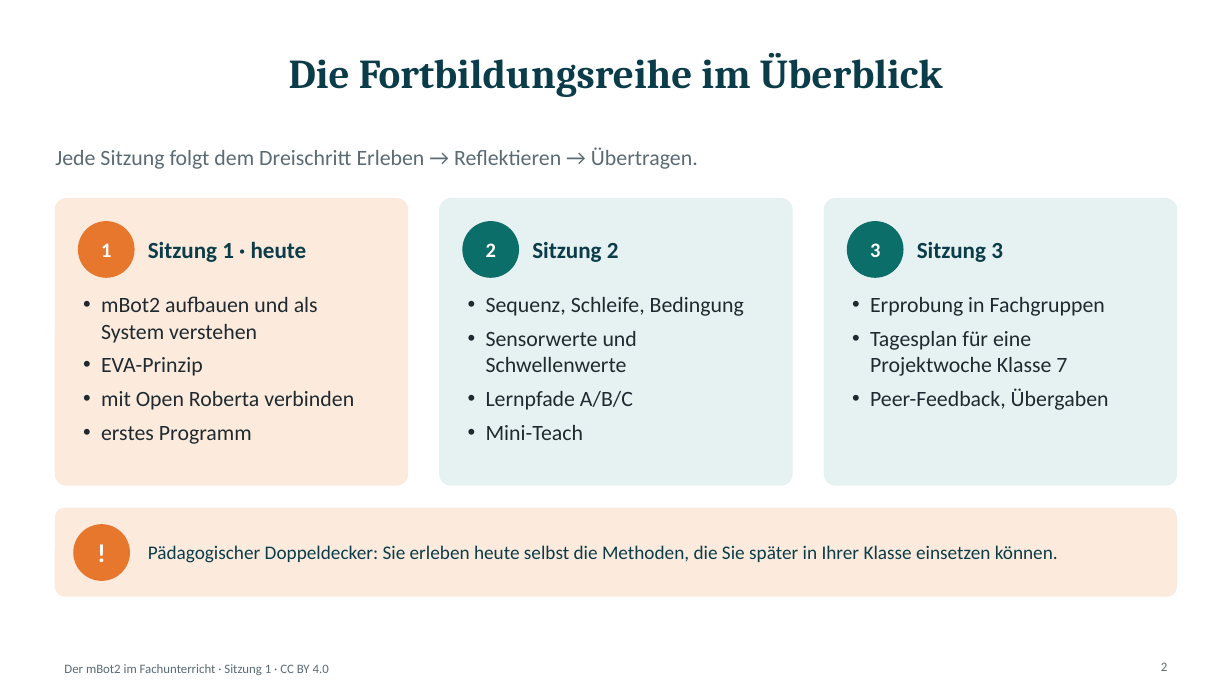
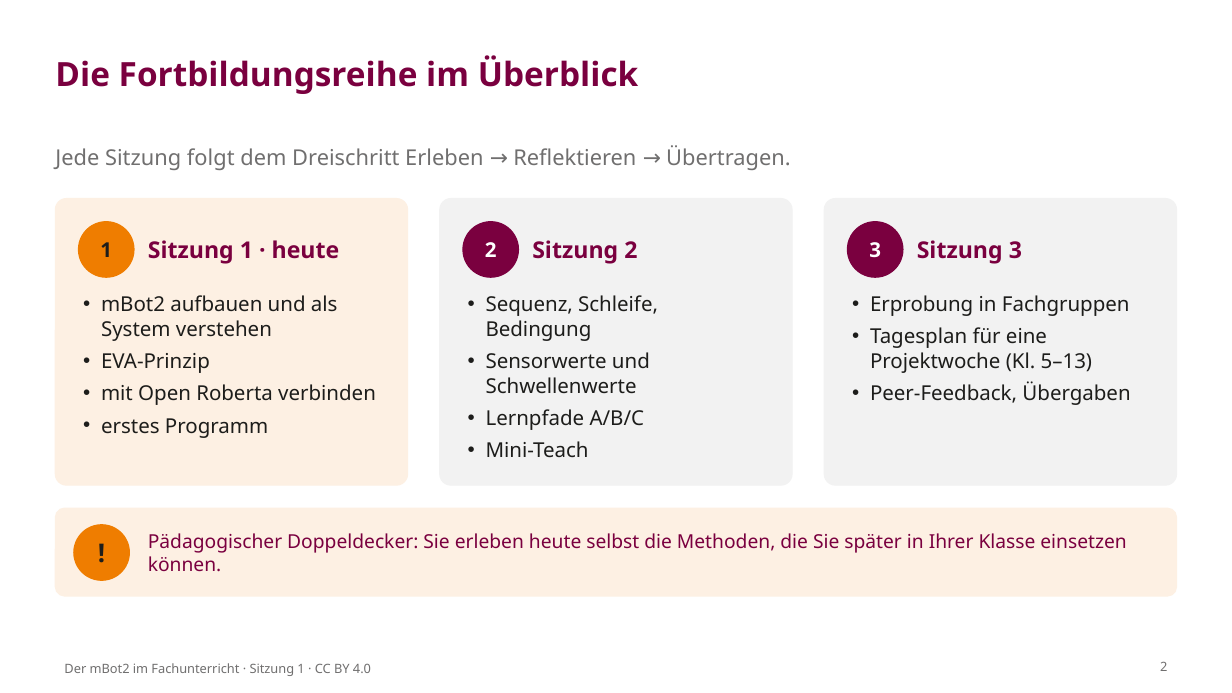
Before and after one commit to OVGU-VET-TechEd/MBOT2_Weiterbildung, a slide deck: slide 2 of Session_1_Aufbau_und_EVA/S1_Folien.pptx. Drawn at 1232x693 pixels with LibreOffice and Linux fonts; fonts in the diff are those of the drawing; background and template pictures are left out. Boxes give left, top, right and bottom in pixels: in the first picture for what was removed or moved away, otherwise in the second. Text is boxed around its words. In the diff, an @@ line names an element or a change of style, - is before the commit and + after.

```diff
--- a/Session_1_Aufbau_und_EVA/S1_Folien.pptx
+++ b/Session_1_Aufbau_und_EVA/S1_Folien.pptx
@@ title "Die Fortbildungsreihe im Überblick" at <box>55,55,639,94</box>: size 32 to 26 pt, font Cambria to Noto Sans, text colour #0B3C49 to #7A003F; alignment centre to left @@
@@ rounded rectangle at <box>55,199,408,485</box>: fill #FCEBDD to #FDF0E3; outline #FCEBDD 1 pt to #FDF0E3 1 pt @@
@@ rounded rectangle at <box>440,199,792,485</box>: fill #E6F2F1 to #F2F2F2; outline #E6F2F1 1 pt to #F2F2F2 1 pt @@
@@ rounded rectangle at <box>824,199,1177,485</box>: fill #E6F2F1 to #F2F2F2; outline #E6F2F1 1 pt to #F2F2F2 1 pt @@
@@ text "1" at <box>100,242,112,257</box>: font Calibri to Noto Sans, text colour #FFFFFF to #1D1D1B @@
@@ ellipse at <box>79,222,134,277</box>: fill #E8772E to #EF7D00; outline #E8772E 1 pt to #EF7D00 1 pt @@
@@ text "2" at <box>485,242,497,257</box>: font Calibri to Noto Sans @@
@@ ellipse at <box>463,222,518,277</box>: fill #0B6E69 to #7A003F; outline #0B6E69 1 pt to #7A003F 1 pt @@
@@ text "3" at <box>869,242,881,258</box>: font Calibri to Noto Sans @@
@@ ellipse at <box>848,222,903,277</box>: fill #0B6E69 to #7A003F; outline #0B6E69 1 pt to #7A003F 1 pt @@
@@ text "mBot2 aufbauen und als System ..." at <box>101,295,376,438</box>: size 17 to 16 pt, font Calibri to Noto Sans, text colour #1F2A30 to #1D1D1B @@
@@ text "Sequenz, Schleife, Bedingung" at <box>486,295,658,457</box>: size 17 to 16 pt, font Calibri to Noto Sans, text colour #1F2A30 to #1D1D1B @@
@@ text at <box>870,295,1130,405</box>: size 17 to 16 pt, font Calibri to Noto Sans, text colour #1F2A30 to #1D1D1B in "Erprobung in Fachgruppen", "Peer-Feedback, Übergaben" @@
@@ text at <box>870,327,1092,373</box>: text changed; size 17 to 16 pt; font Calibri to Noto Sans; text colour #1F2A30 to #1D1D1B @@
-• Tagesplan für eine Projektwoche Klasse 7
+• Tagesplan für eine Projektwoche (Kl. 5–13)
@@ rounded rectangle at <box>55,508,1177,596</box>: fill #FCEBDD to #FDF0E3; outline #FCEBDD 1 pt to #FDF0E3 1 pt @@
@@ font Calibri to Noto Sans, text colour #0B3C49 to #7A003F in 4 elements at <box>148,240,340,264</box>, <box>532,240,637,264</box>, <box>917,240,1022,264</box>, <box>148,533,1126,572</box> @@
@@ text "!" at <box>74,525,129,580</box>: font Calibri to Noto Sans, text colour #FFFFFF to #1D1D1B @@
@@ ellipse at <box>74,525,129,580</box>: fill #E8772E to #EF7D00; outline #E8772E 1 pt to #EF7D00 1 pt @@
@@ font Calibri to Noto Sans, text colour #5B6B73 to #706F6F in 3 elements at <box>55,145,791,170</box>, <box>1160,662,1167,671</box>, <box>64,663,371,676</box> @@
```
Also in this commit, not shown: 13 other slides changed, 57 other files.
